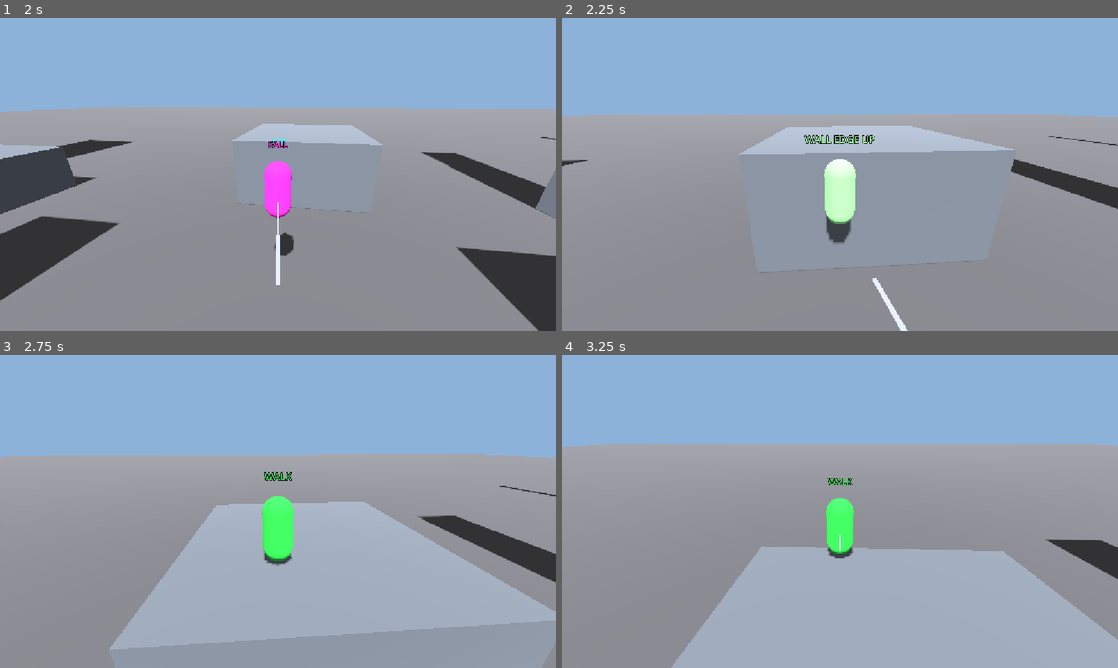
Above: before the commit, frames 1-4 (two rows, left to right).
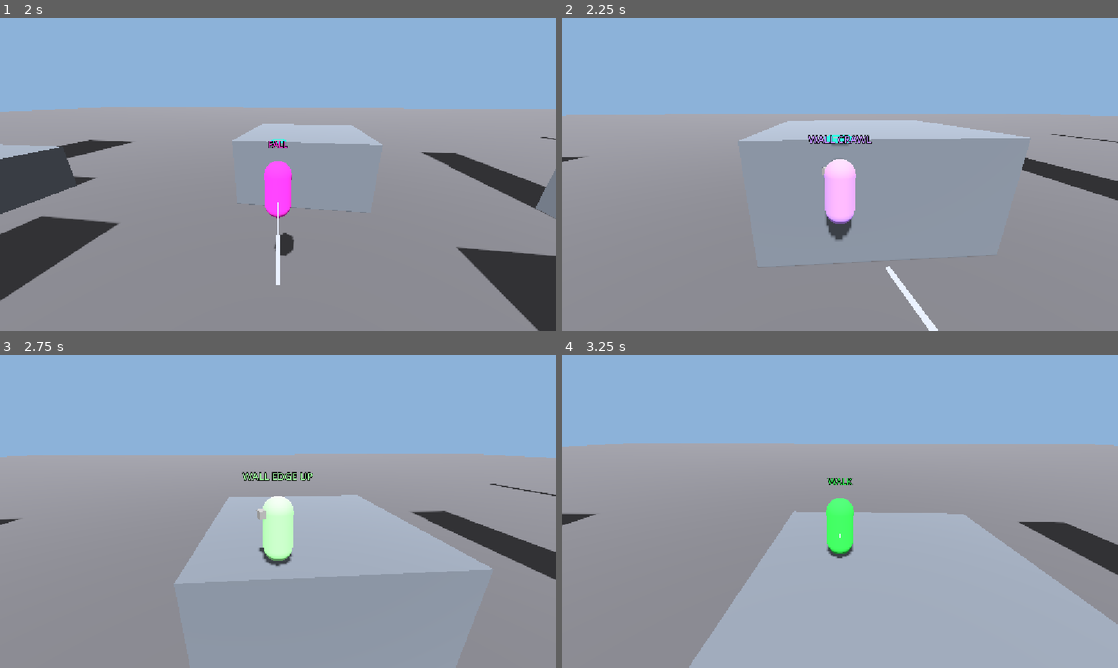
Above: after the commit, the same moments.

Repository: chesta132/spider-physics
Game: Godot game, scene res://scenes/main.tscn
Two runs of this game, one before a commit and one after it. Both use one fixed random seed, a clock stepped at 60 frames per second and the inputs below.
Inputs (mouse positions are in pixels of both pictures, inside the frame that each line leads up to):
- Up to frame 1 (2 s): tap Enter at 0.5 s; move the mouse to (305, 174) at 0.52 s; hold Space (jump) 0.53-1.28 s; hold W (move_forward) from 0.53 s (still down); tap Ctrl (zip) at 0.6, 1.55 s; click (305, 174) at 0.67 s; move the mouse to (250, 174) at 1.27 s; tap Space (jump) at 1.35, 1.52, 1.82 s
- Up to frame 2 (2.25 s): keep holding W (move_forward); move the mouse to (851, 168) at 2.02 s; hold Mouse wheel up (cam_zoom_in) from 2.03 s (still down)
- Up to frame 3 (2.75 s): keep holding W (move_forward); keep holding Mouse wheel up (cam_zoom_in); tap Space (jump) at 2.3 s
- Up to frame 4 (3.25 s): keep holding W (move_forward); move the mouse to (834, 517) at 2.77 s; release Mouse wheel up (cam_zoom_in) at 2.78 s; tap Mouse wheel down (cam_zoom_out) at 2.85 s; click (834, 517) at 2.92 s; tap Space (jump) at 3.02 s; tap Ctrl (zip) at 3.05 s

Frame 1 is identical in both runs. In frame 2, 5.8% of the frame differs, in the area x 0-100%, y 30-100%; in frame 3, 11%, in the area x 0-100%, y 31-95%; in frame 4, 6.3%.

Commit message:
Wall fixes: stick to the face, correct A/D axis, strong grip, corner wrap, sprint wall run, interpolated climb-over

Diff:
--- a/scripts/player_controller.gd
+++ b/scripts/player_controller.gd
@@ -43,6 +43,8 @@
 const SWING_LAUNCH_TIME := 0.8  # s, how long a swing launch keeps the SWING JUMP state
 const WALL_JUMP_TIME := 0.5   # s, how long a wall jump keeps the WALL JUMP state
 const WALL_EDGE_TIME := 0.3   # s, edge transition window (climb over / step down)
+const WALL_CLIMB_TIME := 0.3  # s, smooth climb from the wall face onto the roof
+const WALL_WRAP_TIME := 0.15  # s, smooth slide around an outer corner onto the next face
 const WALL_ATTACH_SPEED := 3.0  # m/s, grounded attach needs at least this much horizontal speed
 const FLY_SPEED := 14.0      # m/s, dev noclip only
 
@@ -74,6 +76,14 @@
 var wall_jump_t := 0.0       # s, WALL JUMP window after leaving a wall
 var edge_up_t := 0.0         # s, WALL EDGE UP window after climbing onto a roof
 var edge_down_t := 0.0       # s, WALL EDGE DOWN window after stepping off a wall
+var wrapping := false        # mid corner wrap: a timed interpolation, no physics
+var wrap_from := Vector3.ZERO
+var wrap_to := Vector3.ZERO
+var wrap_t := 0.0
+var climbing := false        # mid climb-over: a timed interpolation, no physics
+var climb_from := Vector3.ZERO
+var climb_to := Vector3.ZERO
+var climb_t := 0.0
 var diving := false
 var fast := false
 var air_peak := 0.0          # m, highest point since leaving the ground
@@ -110,7 +120,9 @@
 	if Input.is_action_just_pressed("zip") and not fly and zip_node.phase == zip_node.Phase.IDLE:
 		if _zip_start():
 			watching = false  # a real zip started, so leave the perch
-	if watching:
+	if climbing:
+		_climb_tick(dt)
+	elif watching:
 		_watching(dt)
 	elif zip_node.phase != zip_node.Phase.IDLE:
 		_zip_tick(dt)
@@ -230,6 +242,13 @@
 	return dv
 
 
+func _cam_right() -> Vector3:
+	var cam := get_viewport().get_camera_3d()
+	if cam == null:
+		return Vector3.RIGHT
+	return cam.global_transform.basis.x
+
+
 func _flat_forward() -> Vector3:
 	var f := -cam_ref.global_transform.basis.z
 	f.y = 0.0
@@ -240,19 +259,36 @@
 func _try_wall_attach() -> void:
 	if fly or watching or zip_node.phase != zip_node.Phase.IDLE or _web_on():
 		return
-	if not wall_node.probe(self):
+	if not wall_node.probe(self, _cam_right()):
 		return
 	if wish.dot(-wall_node.normal) < 0.3:
 		return  # not heading into the wall
 	if not grounded or Vector3(velocity.x, 0, velocity.z).length() > WALL_ATTACH_SPEED:
-		wall_node.attach(self)
+		wall_node.attach(self, _cam_right(), sprint)
 		last_event = "Wall attach"
 
 
 ## On the wall: crawl/run, wall jump, and the two edge handoffs.
 func _wall_tick(dt: float) -> void:
+	if wrapping:
+		wrap_t += dt
+		var wt := clampf(wrap_t / WALL_WRAP_TIME, 0.0, 1.0)
+		global_position = wrap_from.lerp(wrap_to, smoothstep(0.0, 1.0, wt))
+		velocity = Vector3.ZERO
+		f_wall = Vector3.ZERO
+		f_grip = Vector3.ZERO
+		f_g = Vector3(0, -MASS * G, 0)
+		f_d = Vector3.ZERO
+		f_n = Vector3.ZERO
+		f_app = Vector3.ZERO
+		net = f_g
+		accel = Vector3.ZERO
+		if wt >= 1.0:
+			wrapping = false
+		return
 	var inp := Input.get_vector("move_left", "move_right", "move_forward", "move_back")
-	var r: String = wall_node.step(dt, self, inp, MASS, Input.is_action_just_pressed("jump"))
+	var cr := _cam_right()
+	var r: String = wall_node.step(dt, self, inp, MASS, Input.is_action_just_pressed("jump"), sprint, cr)
 	f_g = Vector3(0, -MASS * G, 0)
 	f_d = drag(velocity)
 	f_n = Vector3.ZERO  # on a wall the normal force is N, drawn separately from F_N
@@ -268,22 +304,70 @@
 		grounded = false
 	move_and_slide()
 	grounded = is_on_floor()
-	if wall_node.active():
-		if grounded:
-			wall_node.detach()  # ran down to the floor
-			edge_down_t = WALL_EDGE_TIME
-			last_event = "Wall edge down"
-		else:
-			var roof: Vector3 = wall_node.top_edge(self)
-			if roof != Vector3.INF:
-				global_position = wall_node.roof_stand(roof)  # over the top, never Watching
-				velocity = Vector3.ZERO
-				wall_node.detach()
-				edge_up_t = WALL_EDGE_TIME
-				grounded = true
-				last_event = "Wall edge up"
+	if not wall_node.active():
+		if not grounded:
+			landing = false
+		return
+	if grounded:
+		wall_node.detach()  # ran down to the floor
+		edge_down_t = WALL_EDGE_TIME
+		last_event = "Wall edge down"
+		return
+	# Stay on the face: re-check contact, pull back onto it, or wrap around an outer corner.
+	if not wall_node.stick(self):
+		var next_face: Vector3 = wall_node.wrap(self, cr)
+		if next_face == Vector3.INF:
+			wall_node.detach()  # nothing within reach: fall away cleanly
+			last_event = "Wall detach"
+			if not grounded:
+				landing = false
+			return
+		wrapping = true
+		wrap_from = global_position
+		wrap_to = next_face
+		wrap_t = 0.0
+		last_event = "Wall corner wrap"
+		return
+	var roof: Vector3 = wall_node.top_edge(self)
+	if roof != Vector3.INF:
+		_start_climb(wall_node.roof_stand(roof))
 	if not grounded:
 		landing = false
+
+
+## Timed climb from the face onto the roof. Kinematic: no physics while it runs, so the future
+## climb-over animation can drive the same window.
+func _start_climb(to: Vector3) -> void:
+	climbing = true
+	climb_t = 0.0
+	climb_from = global_position
+	climb_to = to
+	velocity = Vector3.ZERO
+	wall_node.detach()
+	f_wall = Vector3.ZERO
+	f_grip = Vector3.ZERO
+	last_event = "Wall edge up"
+
+
+func _climb_tick(dt: float) -> void:
+	climb_t += dt
+	var t := clampf(climb_t / WALL_CLIMB_TIME, 0.0, 1.0)
+	global_position = climb_from.lerp(climb_to, smoothstep(0.0, 1.0, t)) + Vector3.UP * sin(t * PI) * 0.12
+	velocity = Vector3.ZERO
+	f_g = Vector3(0, -MASS * G, 0)
+	f_d = Vector3.ZERO
+	f_n = Vector3.ZERO
+	f_app = Vector3.ZERO
+	f_wall = Vector3.ZERO
+	f_grip = Vector3.ZERO
+	net = f_g
+	accel = Vector3.ZERO
+	grounded = false
+	if t >= 1.0:
+		climbing = false
+		global_position = climb_to
+		grounded = true
+		edge_up_t = WALL_EDGE_TIME
 
 
 ## Ctrl: perch if a corner hint is in view, else a web pull at a real face, else nothing at all.
@@ -406,7 +490,7 @@
 		return State.WATCHING
 	if zip_node.phase != zip_node.Phase.IDLE:
 		return State.ZIP
-	if edge_up_t > 0.0:
+	if climbing or edge_up_t > 0.0:
 		return State.WALL_EDGE_UP
 	if edge_down_t > 0.0:
 		return State.WALL_EDGE_DOWN
--- a/scripts/wall.gd
+++ b/scripts/wall.gd
@@ -1,37 +1,54 @@
 extends Node3D
 ## Wall crawl / run on a vertical face.
 ## Attach: a short probe finds a wall in reach and the player is moving into it.
-## Movement: W = up the wall, S = down, A/D = sideways along it (the input is mapped to the wall
-## frame, not the camera). Entering with speed keeps that tangential momentum, and a fast enough
-## slide is a WALL RUN with reduced gravity.
-## Exits: Space = wall jump, the top edge = climb onto the roof, the floor = step down.
+## Movement: W = up the wall, S = down, A/D = sideways along it, mapped to the wall frame so
+## A/D always read as screen left/right while facing the face. Shift = wall run.
+## Stay: every step the body is re-checked against the face and snapped back onto it, so it cannot
+## drift off. Walking past an outer corner wraps onto the adjacent face instead of dropping.
+## Exits: Space = wall jump, the top edge = a timed climb onto the roof, the floor = step down.
 
 enum Phase { NONE, CRAWL, RUN }
 
 const G := 9.8
-const REACH := 0.9            # m, how far the attach probe looks
+const REACH := 1.0            # m, how far the attach probe looks
 const CRAWL_SPEED := 3.5      # m/s, deliberate crawl speed on the wall
+const RUN_SPEED := 7.5        # m/s, Shift + WASD wall run
 const RUN_MIN := 6.0          # m/s, above this the state is WALL RUN
 const RUN_G := 2.5            # m/s^2, reduced gravity while running (not a stone)
 const PRESS := 0.8            # m/s, push into the wall so contact is kept
 const JUMP_PUSH := 8.0        # m/s, wall jump away from the normal
 const JUMP_UP := 8.0          # m/s, wall jump upward
 const EDGE_PROBE := 3.0       # m, how far down to look for a roof at the top edge
+const CONTACT_GAP := 0.10     # m, how far the body may drift off its resting gap before a pull
+const SNAP_MAX := 0.30        # m, most the body may be pulled onto the face in one step
+const GRIP_STOP := 40.0       # m/s^2, surface grip that kills leftover speed when input stops
+const WRAP_STEP := 45.0       # deg, corner probe increments
 
 var phase := Phase.NONE
 var normal := Vector3.ZERO    # unit wall normal, points out of the wall
-var right := Vector3.ZERO     # unit, horizontal along the wall
+var right := Vector3.ZERO     # unit, horizontal along the wall, screen-right when facing it
 var wall_vel := Vector3.ZERO  # velocity in the wall plane (no normal component)
 var f_wall := Vector3.ZERO    # N, wall normal force (for the FBD)
 var f_grip := Vector3.ZERO    # N, wall friction holding the body up
+var rest_gap := 0.5           # m, body axis to face when touching (capsule radius from the body)
 
 
 func active() -> bool:
 	return phase != Phase.NONE
 
 
-## Look for a vertical face within reach. Stores normal/right and returns true on a hit.
-func probe(body: CharacterBody3D) -> bool:
+## Screen-right tangent for this face: the camera's right projected onto the wall plane.
+## UP.cross(normal) is the same vector when looking straight at the face, and the fallback
+## when the camera is edge-on. normal.cross(UP) is its negation and inverts A/D.
+func _set_right(cam_right: Vector3) -> void:
+	var r := cam_right - normal * cam_right.dot(normal)
+	if r.length() < 0.2:
+		r = Vector3.UP.cross(normal)
+	right = r.normalized()
+
+
+## Look for a vertical face within reach. Stores normal and returns true on a hit.
+func probe(body: CharacterBody3D, cam_right: Vector3) -> bool:
 	var space := body.get_world_3d().direct_space_state
 	var from := body.global_position + Vector3.UP * 0.9
 	var dirs: Array[Vector3] = [Vector3.FORWARD, Vector3.BACK, Vector3.LEFT, Vector3.RIGHT]
@@ -48,15 +65,17 @@
 		if absf(n.y) > 0.35:
 			continue  # floor or ceiling, not a wall
 		normal = n.normalized()
-		right = normal.cross(Vector3.UP).normalized()
+		_set_right(cam_right)
 		return true
 	return false
 
 
 ## Grab the wall, keeping whatever tangential momentum the body already has.
-func attach(body: CharacterBody3D) -> void:
+func attach(body: CharacterBody3D, cam_right: Vector3, sprint: bool) -> void:
+	_set_right(cam_right)
+	rest_gap = _radius(body)
 	wall_vel = body.velocity - normal * body.velocity.dot(normal)
-	phase = Phase.RUN if wall_vel.length() > RUN_MIN else Phase.CRAWL
+	phase = Phase.RUN if sprint or wall_vel.length() > RUN_MIN else Phase.CRAWL
 
 
 func detach() -> void:
@@ -66,32 +85,97 @@
 	f_grip = Vector3.ZERO
 
 
+## Capsule radius of the body's first CollisionShape3D: the axis-to-face gap when touching.
+func _radius(body: CharacterBody3D) -> float:
+	for c in body.get_children():
+		if c is CollisionShape3D and c.shape is CapsuleShape3D:
+			return (c.shape as CapsuleShape3D).radius
+	return 0.45
+
+
+## Distance from the body axis to the face along -normal, INF when the face is gone.
+func contact_dist(body: CharacterBody3D) -> float:
+	var space := body.get_world_3d().direct_space_state
+	var from := body.global_position + Vector3.UP * 0.9
+	var q := PhysicsRayQueryParameters3D.create(from, from - normal * (REACH + 0.5))
+	q.exclude = [body.get_rid()]
+	var hit := space.intersect_ray(q)
+	if hit.is_empty():
+		return INF
+	if (hit["normal"] as Vector3).dot(normal) < 0.7:
+		return INF  # a different face, not the one we are on
+	return from.distance_to(hit["position"])
+
+
+## Pull the body back onto the face. False when the face is out of reach.
+func stick(body: CharacterBody3D) -> bool:
+	var d := contact_dist(body)
+	if d == INF:
+		return false
+	if d > rest_gap + CONTACT_GAP:
+		body.global_position += -normal * minf(d - rest_gap, SNAP_MAX)
+	return true
+
+
+## Walking past an outer corner: probe from a point already around the edge and adopt the face
+## found there. Returns the body position on the new face, or Vector3.INF when there is no corner.
+## A ray from the body itself cannot see a perpendicular face past a convex corner, because the
+## line to it passes through the corner region outside the face's own span.
+func wrap(body: CharacterBody3D, cam_right: Vector3) -> Vector3:
+	var space := body.get_world_3d().direct_space_state
+	var base := body.global_position + Vector3.UP * 0.9
+	# Try the way we are travelling first.
+	var sides: Array[float] = [1.0, -1.0]
+	if wall_vel.dot(right) < 0.0:
+		sides = [-1.0, 1.0]
+	for side in sides:
+		var from := base + right * side * 0.6 - normal * (rest_gap + 0.25)
+		for ang in [0.0, 45.0, -45.0, 90.0, -90.0]:
+			var d := (-normal).rotated(Vector3.UP, deg_to_rad(ang))
+			var q := PhysicsRayQueryParameters3D.create(from, from + d * REACH)
+			q.exclude = [body.get_rid()]
+			var hit := space.intersect_ray(q)
+			if hit.is_empty():
+				continue
+			var n: Vector3 = hit["normal"]
+			if absf(n.y) > 0.35 or n.dot(normal) > 0.7:
+				continue  # floor, ceiling, or the face we are leaving
+			normal = n.normalized()
+			_set_right(cam_right)
+			rest_gap = _radius(body)
+			wall_vel = wall_vel - normal * wall_vel.dot(normal)  # drop speed into the new wall
+			return Vector3(from.x, body.global_position.y, from.z)
+	return Vector3.INF
+
+
 ## One step on the wall. Sets body.velocity. Returns "crawl", "run" or "jump".
-func step(dt: float, body: CharacterBody3D, inp: Vector2, mass: float, jump: bool) -> String:
+func step(dt: float, body: CharacterBody3D, inp: Vector2, mass: float, jump: bool, sprint: bool, cam_right: Vector3) -> String:
+	_set_right(cam_right)
 	if jump:
 		body.velocity = normal * JUMP_PUSH + Vector3.UP * JUMP_UP
 		detach()
 		return "jump"
 	# Input in the wall frame: W climbs, S descends, A/D strafe. Never along the normal.
 	var dir := right * inp.x + Vector3.UP * -inp.y
-	var speed := wall_vel.length()
-	if dir.length() > 0.01:
+	var moving := dir.length() > 0.01
+	if moving:
 		dir = dir.normalized()
-		if speed > RUN_MIN:
-			wall_vel = dir * speed  # a run holds its speed along the input
-		else:
-			wall_vel = wall_vel.lerp(dir * CRAWL_SPEED, 1.0 - exp(-8.0 * dt))
-	elif speed > RUN_MIN:
+		var target := RUN_SPEED if sprint else CRAWL_SPEED
+		if not sprint and wall_vel.length() > RUN_MIN:
+			target = wall_vel.length()  # a momentum run keeps its speed
+		wall_vel = wall_vel.lerp(dir * target, 1.0 - exp(-10.0 * dt))
+	elif wall_vel.length() > RUN_MIN:
 		wall_vel = wall_vel.move_toward(Vector3.ZERO, 6.0 * dt)  # no input: the run bleeds off
 	if wall_vel.length() > RUN_MIN:
 		wall_vel += Vector3.DOWN * RUN_G * dt  # reduced gravity: an arc, not a drop
-	else:
-		wall_vel.y = move_toward(wall_vel.y, 0.0, CRAWL_SPEED * 2.0 * dt)  # grip kills the drift
+	elif not moving:
+		# Surface grip, only with no input: leftover drift dies fast so the body holds still.
+		wall_vel = wall_vel.move_toward(Vector3.ZERO, GRIP_STOP * dt)
 	body.velocity = wall_vel + (-normal) * PRESS  # press in so move_and_slide keeps contact
 	# FBD: the press is the normal force, friction is what holds the body against gravity.
 	f_wall = normal * (mass * PRESS / maxf(dt, 0.0001))
 	f_grip = Vector3.UP * (mass * G)
-	phase = Phase.RUN if wall_vel.length() > RUN_MIN else Phase.CRAWL
+	phase = Phase.RUN if (sprint and moving) or wall_vel.length() > RUN_MIN else Phase.CRAWL
 	return "run" if phase == Phase.RUN else "crawl"
 
 
--- a/tests/step5_check.gd
+++ b/tests/step5_check.gd
@@ -163,5 +163,125 @@
 	check("ordinary F_N is zero on a wall", p.f_n == Vector3.ZERO)
 	hud._set_on(false)
 
+	# 8. A/D read as screen left/right on the face (camera aimed at the wall, yaw 90)
+	p.global_position = Vector3(30, 0.1, -22)
+	p.velocity = Vector3.ZERO
+	for i in 10:
+		await physics_frame
+	cam.rotation.y = deg_to_rad(-90.0)  # camera forward is -Z, so -90 looks +X at the face
+	cam.rotation.x = -0.2
+	p.global_position = Vector3(38.5, 5.0, -22)
+	p.velocity = Vector3.ZERO
+	for i in 3:
+		await physics_frame
+	Input.action_press("move_forward")  # W is into the face when the camera looks at it
+	for i in 25:
+		await physics_frame
+	Input.action_release("move_forward")
+	check("attaches while the camera looks at the face", wall.active())
+	var z0: float = p.global_position.z
+	Input.action_press("move_right")
+	for i in 20:
+		await physics_frame
+	Input.action_release("move_right")
+	check("D strafes screen-right on the face (dz %.2f)" % (p.global_position.z - z0), p.global_position.z > z0 + 0.3)
+	check("strafe axis matches the camera right (dot %.2f)" % p.wall_node.right.dot(cam.global_transform.basis.x),
+		p.wall_node.right.dot(cam.global_transform.basis.x) > 0.9)
+
+	# 9. Grip: with no input the body stops dead on the face instead of sliding
+	for i in 10:
+		await physics_frame  # let the grip bring the strafe to a stop
+	var z_hold: float = p.global_position.z
+	for i in 40:
+		await physics_frame
+	check("no input holds still on the wall (drift %.3f m)" % absf(p.global_position.z - z_hold), absf(p.global_position.z - z_hold) < 0.02)
+	check("still attached after holding (no float-off)", wall.active())
+
+	# 10. Sprint + W is an explicit WALL RUN, faster than the crawl
+	p.global_position = Vector3(30, 0.1, -22)
+	p.velocity = Vector3.ZERO
+	for i in 10:
+		await physics_frame
+	cam.rotation.y = 0.0
+	p.global_position = Vector3(38.5, 5.0, -22)
+	p.velocity = Vector3.ZERO
+	for i in 3:
+		await physics_frame
+	Input.action_press("move_right")
+	for i in 25:
+		await physics_frame
+	Input.action_release("move_right")
+	var y_run0: float = p.global_position.y
+	Input.action_press("sprint")
+	Input.action_press("move_forward")
+	var saw_sprint_run := false
+	for i in 30:
+		await physics_frame
+		if p.state == p.State.WALL_RUN:
+			saw_sprint_run = true
+	Input.action_release("move_forward")
+	Input.action_release("sprint")
+	var run_climb: float = p.global_position.y - y_run0
+	check("Shift + W enters WALL RUN", saw_sprint_run)
+	check("wall run climbs faster than the crawl (%.2f m in 0.5 s)" % run_climb, run_climb > 2.0)
+
+	# 11. Outer corner: strafing past the edge wraps onto the perpendicular face
+	p.global_position = Vector3(30, 0.1, -22)
+	p.velocity = Vector3.ZERO
+	for i in 10:
+		await physics_frame
+	cam.rotation.y = deg_to_rad(-90.0)
+	p.global_position = Vector3(38.5, 5.0, -16)
+	p.velocity = Vector3.ZERO
+	for i in 3:
+		await physics_frame
+	Input.action_press("move_forward")
+	for i in 25:
+		await physics_frame
+	Input.action_release("move_forward")
+	check("attached before the corner", wall.active())
+	Input.action_press("move_right")
+	var wrapped := false
+	for i in 120:
+		await physics_frame
+		if wall.normal.z > 0.9:
+			wrapped = true
+			break
+	Input.action_release("move_right")
+	check("corner wrap adopts the perpendicular face (normal %s)" % wall.normal, wrapped)
+	check("corner wrap keeps the body on a wall", wall.active())
+	check("corner wrap stays in a wall state (state %s)" % p.STATE_NAMES[p.state], p.state == p.State.WALL_CRAWL or p.state == p.State.WALL_RUN)
+
+	# 12. Climb-over is interpolated, not a teleport
+	p.global_position = Vector3(30, 0.1, -22)
+	p.velocity = Vector3.ZERO
+	for i in 10:
+		await physics_frame
+	cam.rotation.y = 0.0
+	p.global_position = Vector3(38.5, 5.0, -22)
+	p.velocity = Vector3.ZERO
+	for i in 3:
+		await physics_frame
+	Input.action_press("move_right")
+	for i in 25:
+		await physics_frame
+	Input.action_release("move_right")
+	Input.action_press("move_forward")
+	var climb_frames := 0
+	var max_step := 0.0
+	var prev: Vector3 = p.global_position
+	for i in 400:
+		await physics_frame
+		if p.climbing:
+			climb_frames += 1
+			max_step = maxf(max_step, p.global_position.distance_to(prev))
+		prev = p.global_position
+		if not p.climbing and p.grounded and not wall.active():
+			break
+	Input.action_release("move_forward")
+	check("climb-over spans several frames (%d)" % climb_frames, climb_frames >= 8)
+	check("climb-over never teleports (max step %.2f m)" % max_step, max_step < 0.6)
+	check("climb-over ends grounded on the roof (y=%.2f)" % p.global_position.y, p.grounded and p.global_position.y > 19.5)
+
 	print("RESULT: ", "ALL PASS" if fails == 0 else "%d FAIL" % fails)
 	quit(1 if fails else 0)
Not shown, added: scripts/wall.gd.uid
Not shown, added: tests/step5_check.gd.uid
